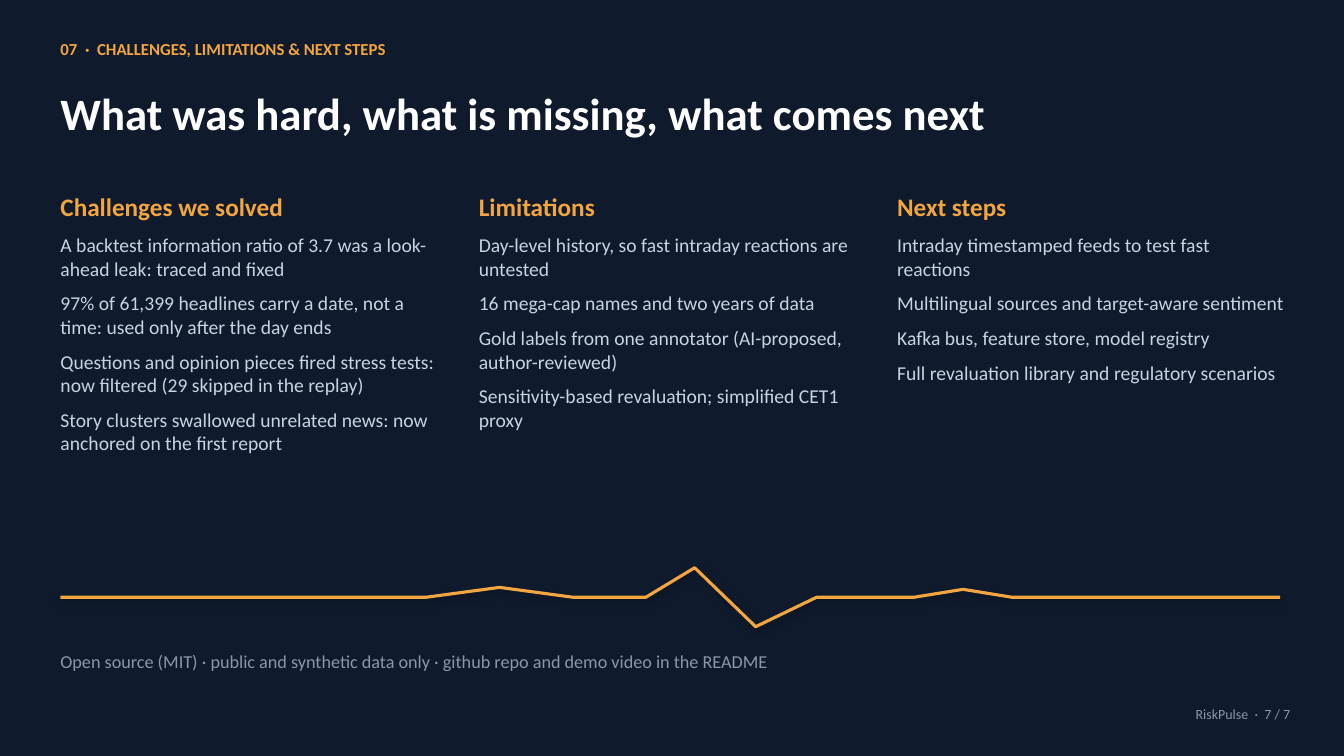
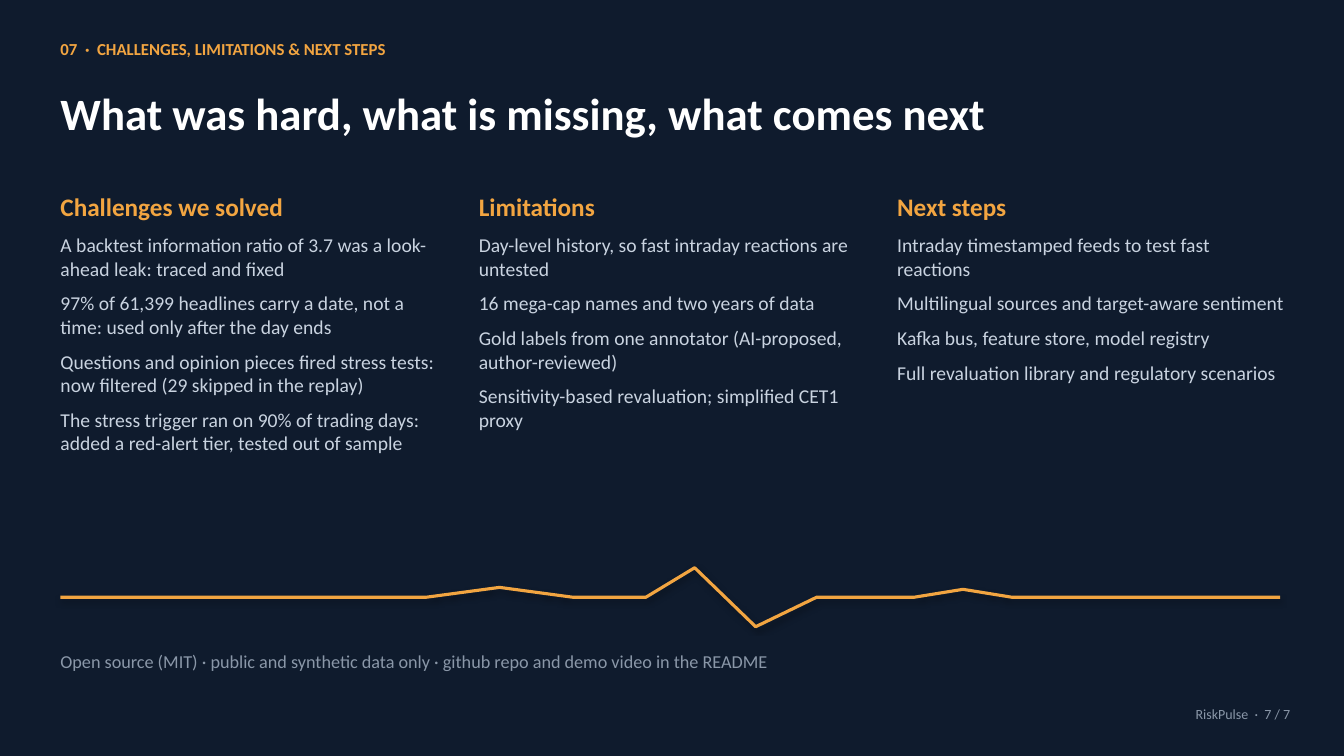
Before and after one commit to Realmer01/iitkgp-anish-karthik-ayyagari-hackathon, a slide deck: slide 7 of docs/presentation.pptx. Drawn at 1344x756 pixels with LibreOffice and Linux fonts; fonts in the diff are those of the drawing. Boxes give left, top, right and bottom in pixels: in the first picture for what was removed or moved away, otherwise in the second. Text is boxed around its words. In the diff, an @@ line names an element or a change of style, - is before the commit and + after.

```diff
--- a/docs/presentation.pptx
+++ b/docs/presentation.pptx
@@ text at box(60, 413, 419, 453): text changed @@
-Story clusters swallowed unrelated news: now anchored on the first report
+The stress trigger ran on 90% of trading days: added a red-alert tier, tested out of sample
```
Also in this commit, not shown: 3 other slides changed, 13 other files.
